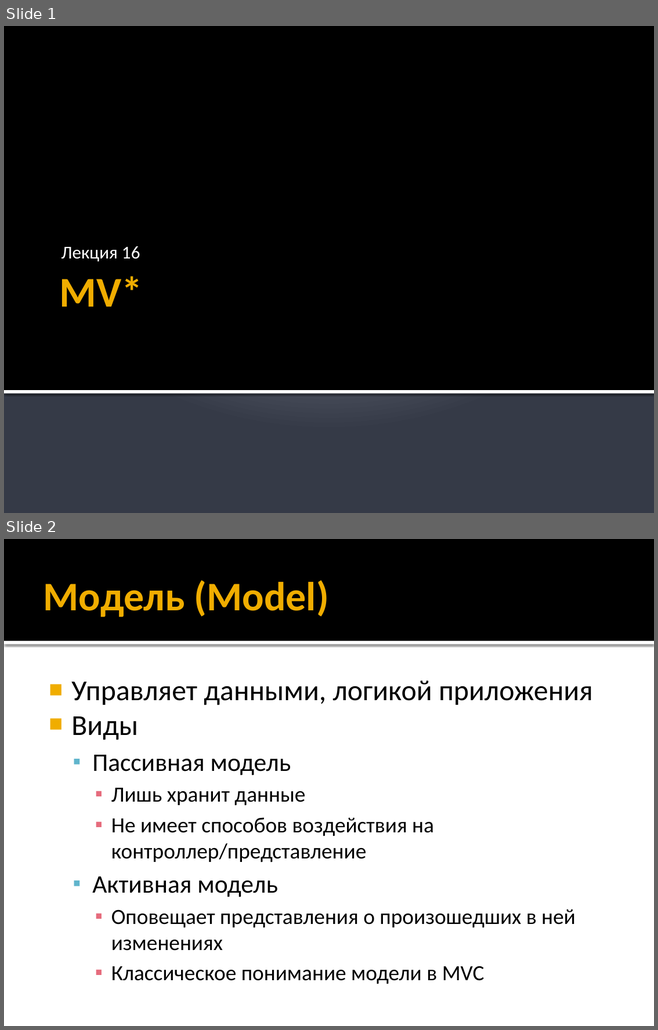
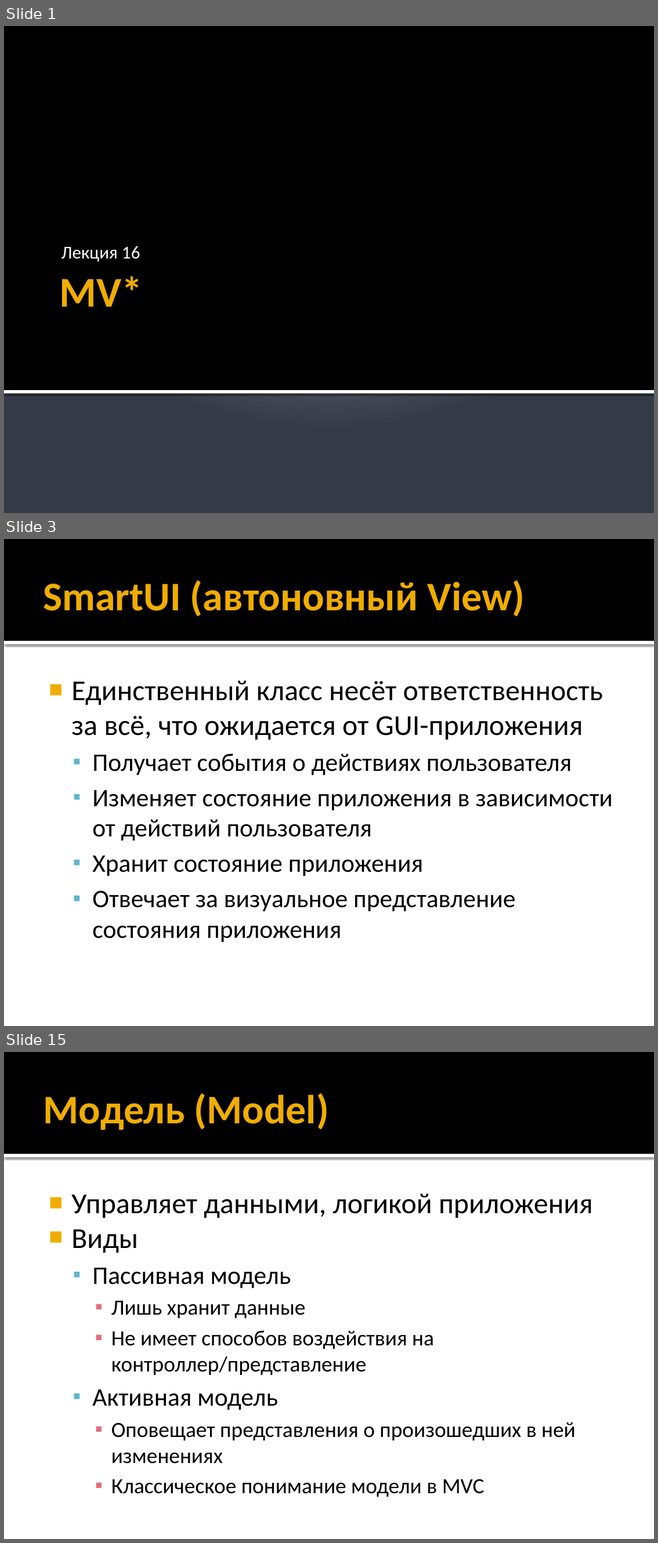
Before and after one commit to iv-sergius/ood, a slide deck: lectures/16.mvxx/mvxx.pptx. Shown one above the other, each under a label of ours: slides 1 and 2 before the commit, slides 1, 3 and 15 after it; the slides between them are not shown. The pictures are 658x1030 and 658x1543 pixels, drawn with LibreOffice and Linux fonts; fonts in the diff are those of the drawing. Boxes give left, top, right and bottom in pixels: in the first picture for what was removed or moved away, otherwise in the second. Text is boxed around its words. In the diff, an @@ line names an element or a change of style, - is before the commit and + after.

```diff
--- a/lectures/16.mvxx/mvxx.pptx
+++ b/lectures/16.mvxx/mvxx.pptx
@@ slide 3 added at box(4, 539, 654, 1026), background #FFFFFF; not listed: 2 template elements that a slide beside it also shows @@
@@ title added at box(43, 580, 524, 617), 45 pt, text #F0AD00, bold @@
+SmartUI (автоновный View)
@@ text added at box(71, 681, 612, 942), 28 pt, text #000000 @@
+■ Единственный класс несёт ответственность за всё, что ожидается от GUI-приложения
+  ▪ Получает события о действиях пользователя
+  ▪ Изменяет состояние приложения в зависимости от действий пользователя
+  ▪ Хранит состояние приложения
+  ▪ Отвечает за визуальное представление состояния приложения
@@ what was slide 2 is now slide 15 @@
```
Also in this commit, not shown: 1 slide changed, 16 other slides added, 1 slide removed, 1 other file.
